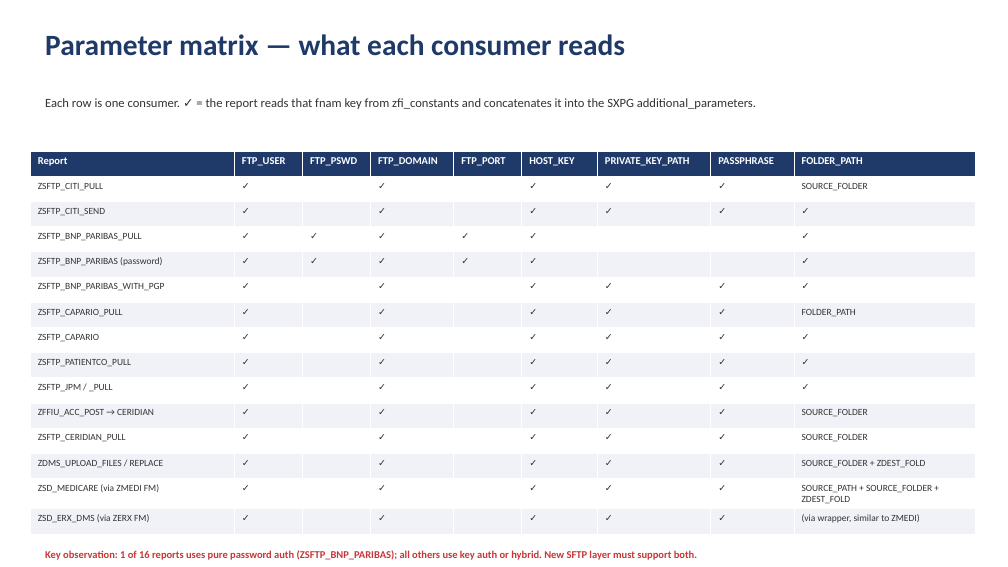
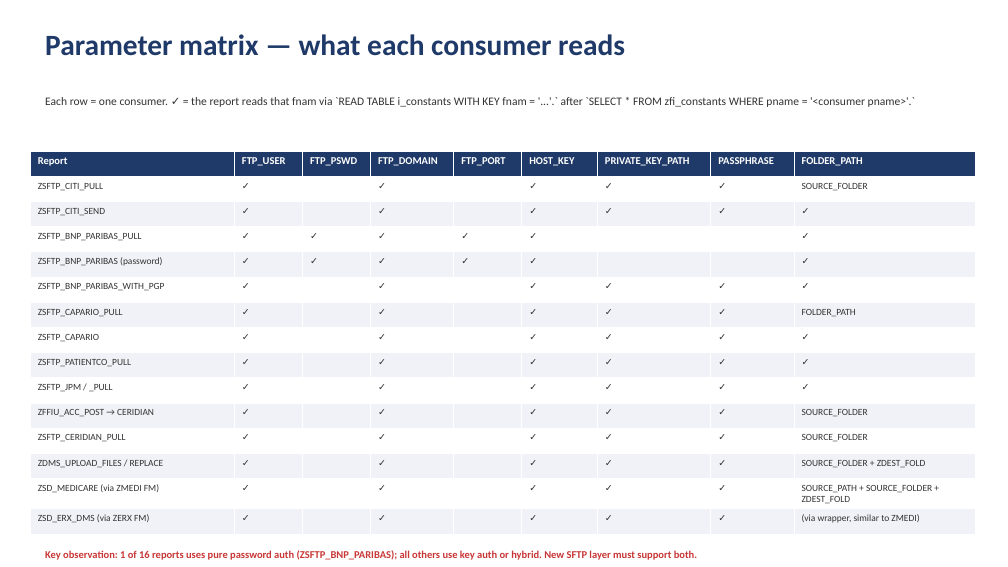
Before and after one commit to fr0ster/cloud-llm-hub, a slide deck: slide 4 of docs/tutorials/codebase-analysis/examples/report.pptx. Drawn at 1008x567 pixels with LibreOffice and Linux fonts; fonts in the diff are those of the drawing. Boxes give left, top, right and bottom in pixels: in the first picture for what was removed or moved away, otherwise in the second. Text is boxed around its words. In the diff, an @@ line names an element or a change of style, - is before the commit and + after.

```diff
--- a/docs/tutorials/codebase-analysis/examples/report.pptx
+++ b/docs/tutorials/codebase-analysis/examples/report.pptx
@@ text at (45, 97, 915, 107): text changed; size 12 to 11 pt @@
-Each row is one consumer. ✓ = the report reads that fnam key from zfi_constants and concatenates it into the SXPG additional_parameters.
+Each row = one consumer. ✓ = the report reads that fnam via `READ TABLE i_constants WITH KEY fnam = '...'.` after `SELECT * FROM zfi_constants WHERE pname = '<consumer pname>'.`
```
Also in this commit, not shown: 2 other slides changed, 4 other files.
